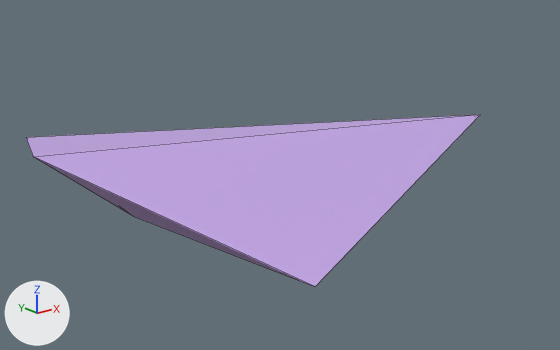
One commit to the FBX model Assets/Models/nave voyage.fbx: the scene before it, then after it.
Both versions are drawn from a 50 mm camera at (-2.24, -2.4, 0.89) aimed at (-0.25, 0.08, -0.1). Every picture has the same lights, and +X, +Y and +Z are marked at lower left. The older version comes first. Mesh edges are drawn as thin lines.

Objects in the first picture: 'Nave'.
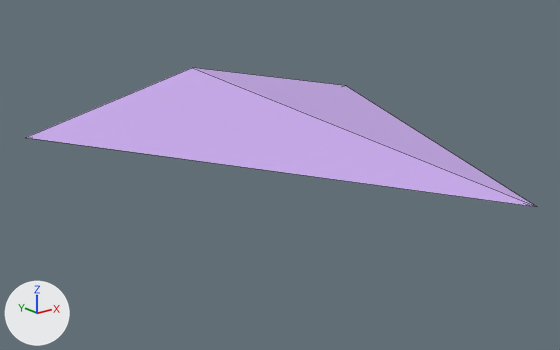
Patch to the scene script:
```diff
--- a/Assets/Models/nave voyage.fbx.py
+++ b/Assets/Models/nave voyage.fbx.py
@@ me_cone @@
 # used by ob_nave; location = (0.0, 0.0, 0.0); rotation_euler = (0.0, 1.571, 0.0), in degrees (0, 90, 0)
-me_cone.from_pydata(...)  # 5 vertices, 6 faces; spans x -0.19..0.09, y -1.0..1.0, z -1.35..1.0
-me_cone.vertices[0].co = (0.0, 1.0, -1.0)  # pixel (25, 137)
-me_cone.vertices[1].co = (0.09, 0.0, -1.0)  # pixel (133, 216)
-me_cone.vertices[2].co = (0.0, -1.0, -1.0)  # pixel (315, 286)
-me_cone.vertices[3].co = (-0.19, 0.0, -1.35)  # pixel (33, 156)
-me_cone.vertices[4].co = (0.0, 0.0, 1.0)  # pixel (480, 114)
+me_cone.from_pydata(...)  # 5 vertices, 6 faces; spans x -1.0..1.0, y -1.0..1.15, z -0.09..0.19
+# me_cone part 1
+me_cone.vertices[0].co = (1.0, 1.0, 0.0)  # pixel (346, 85)
+me_cone.vertices[1].co = (0.0, 1.0, -0.09)
+me_cone.vertices[2].co = (-1.0, 1.0, 0.0)  # pixel (25, 137)
+me_cone.vertices[3].co = (0.0, 1.15, 0.19)  # pixel (192, 67)
+me_cone.vertices[4].co = (0.0, -1.0, 0.0)  # pixel (537, 206)
 me_cone.materials.append(mat_material_001)
@@ ob_nave @@
 ob_nave.location = (0.0, 0.0, 0.0)
-ob_nave.rotation_euler = (0.0, 1.571, 0.0)  # degrees (0, 90, 0)
```

Pixel boxes (x1, y1, x2, y2) of what changed, in the pictures (560 x 350 px):
'Nave', reshaped, turned
    before: (26, 114, 481, 287)
    after: (25, 68, 536, 207)
